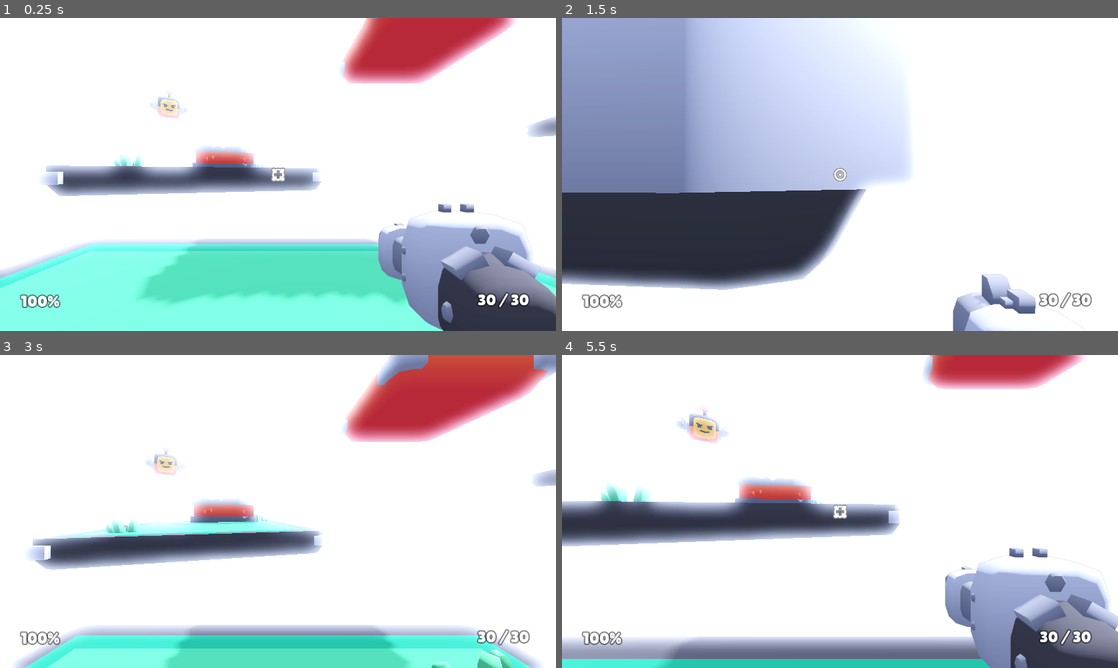
Above: before the commit, frames 1-4 (two rows, left to right).
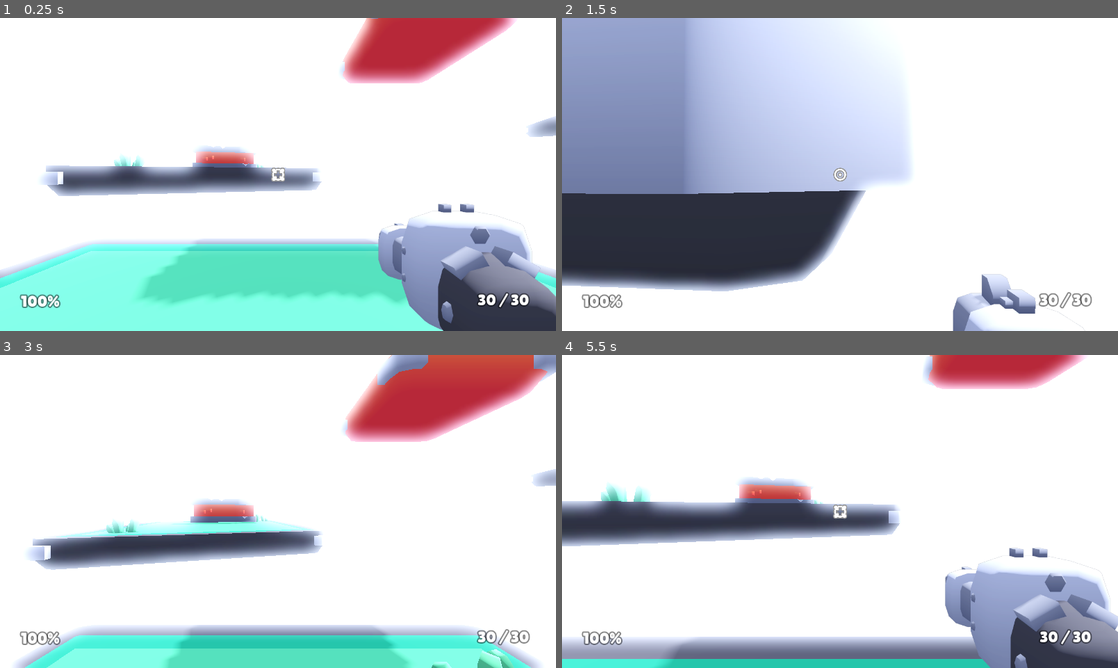
Above: after the commit, the same moments.

Repository: maidangkhanh/Blasher
Game: Godot game, scene res://scenes/main.tscn
The game is run twice, just before and just after one commit, with the same random seed, the same clock (stepped at 60 frames per second) and the same inputs.
Inputs (mouse positions are in pixels of both pictures, inside the frame that each line leads up to):
- Up to frame 1 (0.25 s): no input
- Up to frame 2 (1.5 s): move the mouse to (867, 174) at 0.52 s; hold W (move_forward) from 0.53 s (still down); click (867, 174) at 0.6 s; tap Space (jump) at 0.77 s; move the mouse to (812, 174) at 1.27 s; tap E (weapon_toggle) at 1.35 s
- Up to frame 3 (3 s): keep holding W (move_forward); tap Space (jump) at 1.52 s; move the mouse to (289, 505) at 2.02 s; click (289, 505) at 2.1 s; move the mouse to (272, 517) at 2.77 s; tap E (weapon_toggle) at 2.85 s
- Up to frame 4 (5.5 s): keep holding W (move_forward); tap Space (jump) at 3.02, 3.77, 4.52 s; move the mouse to (878, 514) at 3.52 s; click (878, 514) at 3.6 s; tap R (reload) at 4.15 s; move the mouse to (795, 508) at 4.27 s; tap E (weapon_toggle) at 4.35 s; move the mouse to (845, 511) at 5.02 s; click (845, 511) at 5.1 s

The runs differ from the first frame. In frame 1, 0.2% of the frame differs, in the area x 27-34%, y 24-33%; in frame 2, 0.7%, in the area x 0-55%, y 54-88%; in frame 3, 0.3%; in frame 4, 0.5%.

Commit message:
shelved enemies, connected hud

Diff:
--- a/Starter-Kit-FPS-44334edba0bd0d6efa00fbe5c6fe5b5813655302/objects/enemy.gd
+++ b/Starter-Kit-FPS-44334edba0bd0d6efa00fbe5c6fe5b5813655302/objects/enemy.gd
@@ -14,11 +14,11 @@
 # When ready, save the initial position
 
 func _ready():
-
+	player =  get_node("./Player")
 	target_position = position
 
 func _process(delta):
-
+	if(player == null): return
 	self.look_at(player.position + Vector3(0, 0.5, 0), Vector3.UP, true) # Look at player
 	target_position.y += (cos(time * 5) * 1) * delta # Sine movement (up and down)
 
--- /dev/null
+++ b/Starter-Kit-FPS-44334edba0bd0d6efa00fbe5c6fe5b5813655302/objects/hud.tscn
@@ -0,0 +1,83 @@
+[gd_scene load_steps=7 format=3 uid="uid://cfd7c0lk857ng"]
+
+[ext_resource type="Script" path="res://scripts/hud.gd" id="1_fv6p5"]
+[ext_resource type="FontFile" uid="uid://biqtga8moh7ah" path="res://fonts/lilita_one_regular.ttf" id="2_4od7x"]
+
+[sub_resource type="LabelSettings" id="LabelSettings_fpmwk"]
+font = ExtResource("2_4od7x")
+font_size = 36
+outline_size = 12
+outline_color = Color(0, 0, 0, 0.470588)
+
+[sub_resource type="LabelSettings" id="LabelSettings_dq8fl"]
+font = ExtResource("2_4od7x")
+font_size = 36
+outline_size = 12
+outline_color = Color(0, 0, 0, 0.470588)
+
+[sub_resource type="StyleBoxFlat" id="StyleBoxFlat_viv68"]
+bg_color = Color(0, 0, 0, 0.705882)
+
+[sub_resource type="StyleBoxFlat" id="StyleBoxFlat_7rt5i"]
+bg_color = Color(0, 1, 0, 1)
+
+[node name="HUD" type="CanvasLayer"]
+script = ExtResource("1_fv6p5")
+
+[node name="Crosshair" type="TextureRect" parent="."]
+anchors_preset = 8
+anchor_left = 0.5
+anchor_top = 0.5
+anchor_right = 0.5
+anchor_bottom = 0.5
+offset_left = -20.0
+offset_top = -20.0
+offset_right = 20.0
+offset_bottom = 20.0
+grow_horizontal = 2
+grow_vertical = 2
+scale = Vector2(0.35, 0.35)
+pivot_offset = Vector2(64, 64)
+
+[node name="Health" type="Label" parent="."]
+offset_left = 48.0
+offset_top = 627.0
+offset_right = 138.0
+offset_bottom = 672.0
+size_flags_horizontal = 0
+size_flags_vertical = 8
+text = "100%"
+label_settings = SubResource("LabelSettings_fpmwk")
+vertical_alignment = 2
+
+[node name="Gun HUD" type="Node" parent="."]
+
+[node name="Ammo" type="Label" parent="Gun HUD"]
+offset_left = 1100.0
+offset_top = 627.0
+offset_right = 1229.0
+offset_bottom = 672.0
+text = "30 / 30"
+label_settings = SubResource("LabelSettings_dq8fl")
+
+[node name="ReloadingBar" type="ProgressBar" parent="Gun HUD"]
+visible = false
+offset_left = 1102.0
+offset_top = 586.0
+offset_right = 1218.0
+offset_bottom = 613.0
+theme_override_styles/background = SubResource("StyleBoxFlat_viv68")
+theme_override_styles/fill = SubResource("StyleBoxFlat_7rt5i")
+show_percentage = false
+
+[node name="ReloadingText" type="Label" parent="Gun HUD"]
+visible = false
+offset_left = 1080.0
+offset_top = 537.0
+offset_right = 1235.0
+offset_bottom = 582.0
+text = "Reloading"
+label_settings = SubResource("LabelSettings_dq8fl")
+
+[node name="ReloadTimer" type="Timer" parent="Gun HUD"]
+one_shot = true
--- a/Starter-Kit-FPS-44334edba0bd0d6efa00fbe5c6fe5b5813655302/objects/player.gd
+++ b/Starter-Kit-FPS-44334edba0bd0d6efa00fbe5c6fe5b5813655302/objects/player.gd
@@ -59,6 +59,7 @@
 	Input.mouse_mode = Input.MOUSE_MODE_CAPTURED
 	camera.current = true
 
+	crosshair = get_node("HUD/Crosshair")
 	initiate_change_weapon(weapon_index)
 
 func _physics_process(delta):
--- a/Starter-Kit-FPS-44334edba0bd0d6efa00fbe5c6fe5b5813655302/objects/player.tscn
+++ b/Starter-Kit-FPS-44334edba0bd0d6efa00fbe5c6fe5b5813655302/objects/player.tscn
@@ -1,9 +1,10 @@
-[gd_scene load_steps=9 format=3 uid="uid://dl2ed4gkybggf"]
+[gd_scene load_steps=10 format=3 uid="uid://dl2ed4gkybggf"]
 
 [ext_resource type="Script" path="res://objects/player.gd" id="1_ffboj"]
 [ext_resource type="Resource" uid="uid://cu2gtxlcmbb34" path="res://weapons/blaster-repeater.tres" id="2_6epbw"]
 [ext_resource type="Texture2D" uid="uid://8ggihh27mlrr" path="res://sprites/blob_shadow.png" id="2_b0fo8"]
 [ext_resource type="Resource" uid="uid://c56y8pqoyk15f" path="res://weapons/blaster.tres" id="3_kr4p8"]
+[ext_resource type="PackedScene" uid="uid://cfd7c0lk857ng" path="res://objects/hud.tscn" id="4_di3q1"]
 [ext_resource type="SpriteFrames" uid="uid://dbv3sy5qjatnl" path="res://sprites/burst_animation.tres" id="4_m6ukc"]
 [ext_resource type="AudioStream" uid="uid://cydjn1ct3hps2" path="res://sounds/walking.ogg" id="5_ics1s"]
 
@@ -30,6 +31,8 @@
 collision_layer = 2
 script = ExtResource("1_ffboj")
 weapons = Array[Resource("res://scripts/weapon.gd")]([ExtResource("2_6epbw"), ExtResource("3_kr4p8")])
+
+[node name="HUD" parent="." instance=ExtResource("4_di3q1")]
 
 [node name="Collider" type="CollisionShape3D" parent="."]
 transform = Transform3D(1, 0, 0, 0, 1, 0, 0, 0, 1, 0, 0.55, 0)
@@ -98,4 +101,9 @@
 [node name="MultiplayerSynchronizer" type="MultiplayerSynchronizer" parent="."]
 replication_config = SubResource("SceneReplicationConfig_20e0v")
 
+[connection signal="ammo_updated" from="." to="HUD" method="_on_player_ammo_updated"]
+[connection signal="health_updated" from="." to="HUD" method="_on_player_health_updated"]
+[connection signal="reload_interupt" from="." to="HUD" method="_on_player_reload_interupt"]
+[connection signal="reloading_finish" from="." to="HUD" method="_on_player_reloading_finish"]
+[connection signal="reloading_start" from="." to="HUD" method="_on_player_reloading_start"]
 [connection signal="timeout" from="Reload Timer" to="." method="_on_reload_timer_timeout"]
--- a/Starter-Kit-FPS-44334edba0bd0d6efa00fbe5c6fe5b5813655302/scenes/main.gd
+++ b/Starter-Kit-FPS-44334edba0bd0d6efa00fbe5c6fe5b5813655302/scenes/main.gd
@@ -5,9 +5,13 @@
 var enet_peer = ENetMultiplayerPeer.new()
 
 
+func _init():
+	var player_instance = PLAYER.instantiate()
+	add_child(player_instance)
+
 # Called when the node enters the scene tree for the first time.
 func _ready():
-	pass # Replace with function body.
+	pass
 
 
 # Called every frame. 'delta' is the elapsed time since the previous frame.
--- a/Starter-Kit-FPS-44334edba0bd0d6efa00fbe5c6fe5b5813655302/scenes/main.tscn
+++ b/Starter-Kit-FPS-44334edba0bd0d6efa00fbe5c6fe5b5813655302/scenes/main.tscn
@@ -1,33 +1,11 @@
-[gd_scene load_steps=15 format=3 uid="uid://dxvvlck8lej3f"]
+[gd_scene load_steps=7 format=3 uid="uid://dxvvlck8lej3f"]
 
 [ext_resource type="Script" path="res://scenes/main.gd" id="1_lohhv"]
 [ext_resource type="Environment" uid="uid://jvmpkdwaeaq" path="res://scenes/main-environment.tres" id="1_q8fpv"]
-[ext_resource type="PackedScene" uid="uid://dl2ed4gkybggf" path="res://objects/player.tscn" id="2_elriq"]
-[ext_resource type="Script" path="res://scripts/hud.gd" id="3_s8mkj"]
-[ext_resource type="FontFile" uid="uid://biqtga8moh7ah" path="res://fonts/lilita_one_regular.ttf" id="3_w27de"]
 [ext_resource type="PackedScene" uid="uid://dpm3l05d7fu35" path="res://objects/platform.tscn" id="5_3s40e"]
 [ext_resource type="PackedScene" uid="uid://r7rt7pth4u7o" path="res://objects/wall_low.tscn" id="5_6vel1"]
 [ext_resource type="PackedScene" uid="uid://c71evdjblk5wp" path="res://objects/wall_high.tscn" id="7_cabne"]
 [ext_resource type="PackedScene" uid="uid://bvx5cvigosg0s" path="res://objects/platform_large_grass.tscn" id="7_wggef"]
-[ext_resource type="PackedScene" uid="uid://d2g78tpqbyf5g" path="res://objects/enemy.tscn" id="8_7ty2f"]
-
-[sub_resource type="LabelSettings" id="LabelSettings_fpmwk"]
-font = ExtResource("3_w27de")
-font_size = 36
-outline_size = 12
-outline_color = Color(0, 0, 0, 0.470588)
-
-[sub_resource type="LabelSettings" id="LabelSettings_dq8fl"]
-font = ExtResource("3_w27de")
-font_size = 36
-outline_size = 12
-outline_color = Color(0, 0, 0, 0.470588)
-
-[sub_resource type="StyleBoxFlat" id="StyleBoxFlat_viv68"]
-bg_color = Color(0, 0, 0, 0.705882)
-
-[sub_resource type="StyleBoxFlat" id="StyleBoxFlat_7rt5i"]
-bg_color = Color(0, 1, 0, 1)
 
 [node name="Main" type="Node3D"]
 script = ExtResource("1_lohhv")
@@ -35,92 +13,12 @@
 [node name="WorldEnvironment" type="WorldEnvironment" parent="."]
 environment = ExtResource("1_q8fpv")
 
-[node name="Player" parent="." node_paths=PackedStringArray("crosshair") instance=ExtResource("2_elriq")]
-crosshair = NodePath("../HUD/Crosshair")
-
 [node name="Sun" type="DirectionalLight3D" parent="."]
 transform = Transform3D(-0.422618, -0.694272, 0.582563, 0, 0.642788, 0.766044, -0.906308, 0.323744, -0.271654, 0, 0, 0)
 shadow_enabled = true
 shadow_opacity = 0.75
 
-[node name="HUD" type="CanvasLayer" parent="."]
-script = ExtResource("3_s8mkj")
-
-[node name="Crosshair" type="TextureRect" parent="HUD"]
-anchors_preset = 8
-anchor_left = 0.5
-anchor_top = 0.5
-anchor_right = 0.5
-anchor_bottom = 0.5
-offset_left = -20.0
-offset_top = -20.0
-offset_right = 20.0
-offset_bottom = 20.0
-grow_horizontal = 2
-grow_vertical = 2
-scale = Vector2(0.35, 0.35)
-pivot_offset = Vector2(64, 64)
-
-[node name="Health" type="Label" parent="HUD"]
-offset_left = 48.0
-offset_top = 627.0
-offset_right = 138.0
-offset_bottom = 672.0
-size_flags_horizontal = 0
-size_flags_vertical = 8
-text = "100%"
-label_settings = SubResource("LabelSettings_fpmwk")
-vertical_alignment = 2
-
-[node name="Gun HUD" type="Node" parent="HUD"]
-
-[node name="Ammo" type="Label" parent="HUD/Gun HUD"]
-offset_left = 1100.0
-offset_top = 627.0
-offset_right = 1229.0
-offset_bottom = 672.0
-text = "30 / 30"
-label_settings = SubResource("LabelSettings_dq8fl")
-
-[node name="ReloadingBar" type="ProgressBar" parent="HUD/Gun HUD"]
-visible = false
-offset_left = 1102.0
-offset_top = 586.0
-offset_right = 1218.0
-offset_bottom = 613.0
-theme_override_styles/background = SubResource("StyleBoxFlat_viv68")
-theme_override_styles/fill = SubResource("StyleBoxFlat_7rt5i")
-show_percentage = false
-
-[node name="ReloadingText" type="Label" parent="HUD/Gun HUD"]
-visible = false
-offset_left = 1080.0
-offset_top = 537.0
-offset_right = 1235.0
-offset_bottom = 582.0
-text = "Reloading"
-label_settings = SubResource("LabelSettings_dq8fl")
-
-[node name="ReloadTimer" type="Timer" parent="HUD/Gun HUD"]
-one_shot = true
-
 [node name="Enemies" type="Node" parent="."]
-
-[node name="enemy-flying" parent="Enemies" node_paths=PackedStringArray("player") instance=ExtResource("8_7ty2f")]
-transform = Transform3D(1, 0, 0, 0, 1, 0, 0, 0, 1, -3.5, 2.5, -6)
-player = NodePath("../../Player")
-
-[node name="enemy-flying2" parent="Enemies" node_paths=PackedStringArray("player") instance=ExtResource("8_7ty2f")]
-transform = Transform3D(-4.37114e-08, 0, 1, 0, 1, 0, -1, 0, -4.37114e-08, -9.5, 2.5, 1.5)
-player = NodePath("../../Player")
-
-[node name="enemy-flying3" parent="Enemies" node_paths=PackedStringArray("player") instance=ExtResource("8_7ty2f")]
-transform = Transform3D(-0.707107, 0, -0.707107, 0, 1, 0, 0.707107, 0, -0.707107, 5.5, 3.5, 9)
-player = NodePath("../../Player")
-
-[node name="enemy-flying4" parent="Enemies" node_paths=PackedStringArray("player") instance=ExtResource("8_7ty2f")]
-transform = Transform3D(0.707107, 0, -0.707107, 0, 1, 0, 0.707107, 0, 0.707107, 15.5, 4, -7.5)
-player = NodePath("../../Player")
 
 [node name="Level" type="Node" parent="."]
 
@@ -168,9 +66,3 @@
 [node name="MultiplayerSpawner" type="MultiplayerSpawner" parent="."]
 _spawnable_scenes = PackedStringArray("res://objects/player.tscn")
 spawn_path = NodePath("..")
-
-[connection signal="ammo_updated" from="Player" to="HUD" method="_on_player_ammo_updated"]
-[connection signal="health_updated" from="Player" to="HUD" method="_on_health_updated"]
-[connection signal="reload_interupt" from="Player" to="HUD" method="_on_player_reload_interupt"]
-[connection signal="reloading_finish" from="Player" to="HUD" method="_on_player_reloading_finish"]
-[connection signal="reloading_start" from="Player" to="HUD" method="_on_player_reloading_start"]
--- a/Starter-Kit-FPS-44334edba0bd0d6efa00fbe5c6fe5b5813655302/scripts/hud.gd
+++ b/Starter-Kit-FPS-44334edba0bd0d6efa00fbe5c6fe5b5813655302/scripts/hud.gd
@@ -32,3 +32,7 @@
 	reloading_bar.hide()
 	reloading_text.hide()
 	reload_timer.stop()
+
+
+func _on_player_health_updated():
+	pass # Replace with function body.
Not shown, changed: Starter-Kit-FPS-44334edba0bd0d6efa00fbe5c6fe5b5813655302/.gitignore
